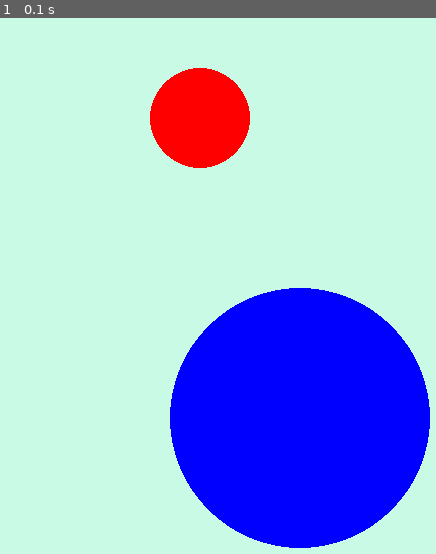
Above: before the commit, frame 1.
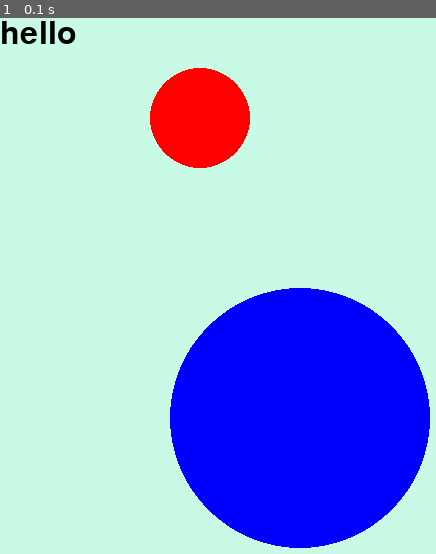
Above: after the commit, the same moment.

Repository: Zantier/pygame-reload
Game: pygame game, started from main.py
Same seed, same stepped clock (60 frames per second), same inputs: the game is played once before the commit and once after it.
Inputs:
- Up to frame 1 (0.1 s): no input

The runs differ from the first frame. In frame 1, 0.4% of the frame differs, in the area x 0-18%, y 0-5%.

Commit message:
Draw text

Diff:
--- a/main.py
+++ b/main.py
@@ -15,6 +15,7 @@
 fps_clock = pygame.time.Clock()
 # The display surface
 surf = pygame.display.set_mode((WINDOW_WIDTH, WINDOW_HEIGHT))
+font = pygame.font.Font('freesansbold.ttf', 32)
 
 
 while True:
@@ -27,5 +28,8 @@
     pygame.draw.circle(surf, 'red', (200, 100), 50)
     pygame.draw.circle(surf, 'blue', (300, 400), 130)
 
+    text = font.render('hello', True, 'black')
+    surf.blit(text, (0, 0))
+
     pygame.display.update()
     fps_clock.tick(FPS)
